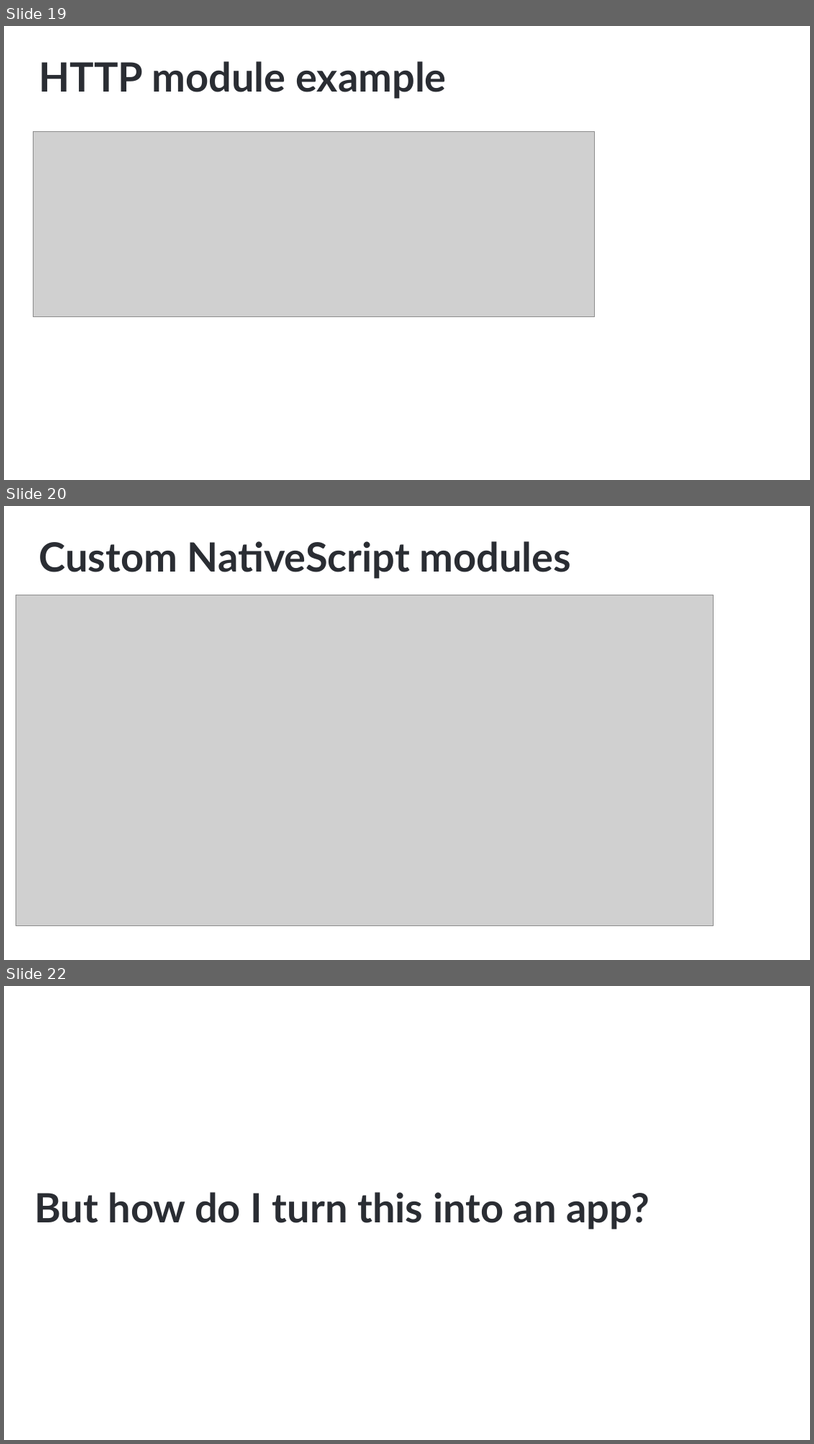
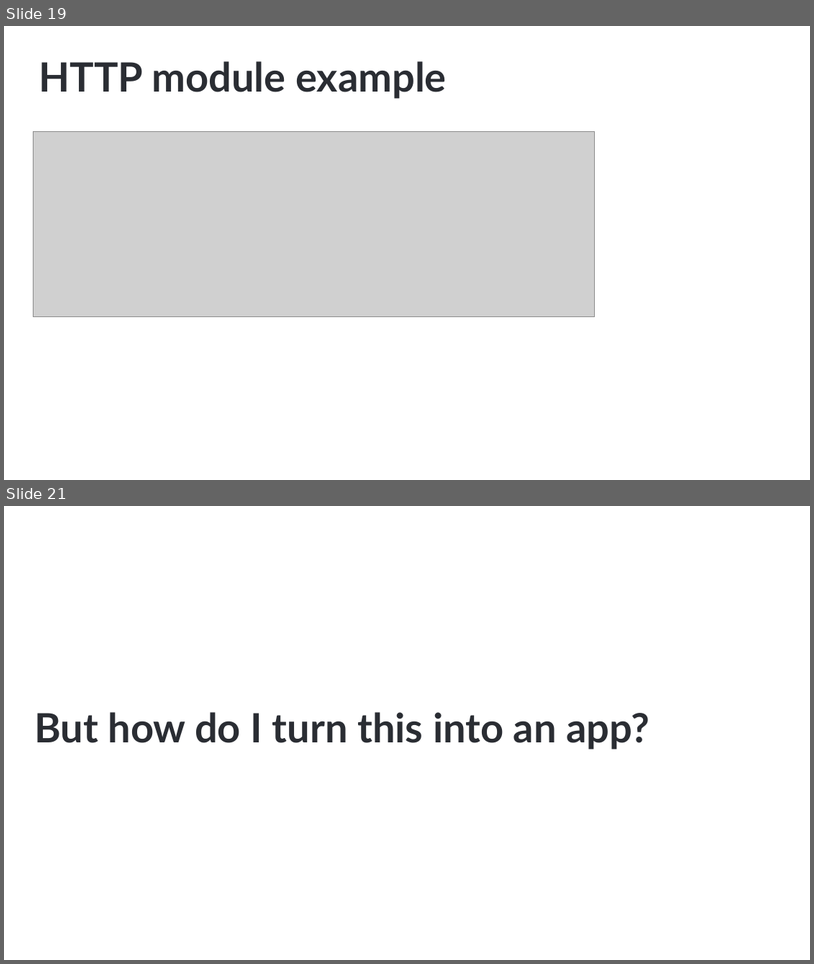
Before and after one commit to NativeScript/NativeScript-NEXT-Workshop, a slide deck: slides/1-Intro/intro.pptx. Shown one above the other, each under a label of ours: slides 19, 20 and 22 before the commit, slides 19 and 21 after it; the slides between them are not shown. The pictures are 814x1444 and 814x964 pixels, drawn with LibreOffice and Linux fonts; fonts in the diff are those of the drawing; grey boxes stand for pictures; background and template pictures are left out. Boxes give left, top, right and bottom in pixels: in the first picture for what was removed or moved away, otherwise in the second. Text is boxed around its words. In the diff, an @@ line names an element or a change of style, - is before the commit and + after.

```diff
--- a/slides/1-Intro/intro.pptx
+++ b/slides/1-Intro/intro.pptx
@@ slide 20 removed at (4,506,810,960), background #FFFFFF @@
@@ title removed at (39,541,572,579) @@
-Custom NativeScript modules
@@ picture removed at (16,595,714,926) @@
@@ what was slide 22 is now slide 21 @@
```
Also in this commit, not shown: 2 slides changed, 1 slide added, 1 other slide removed.
